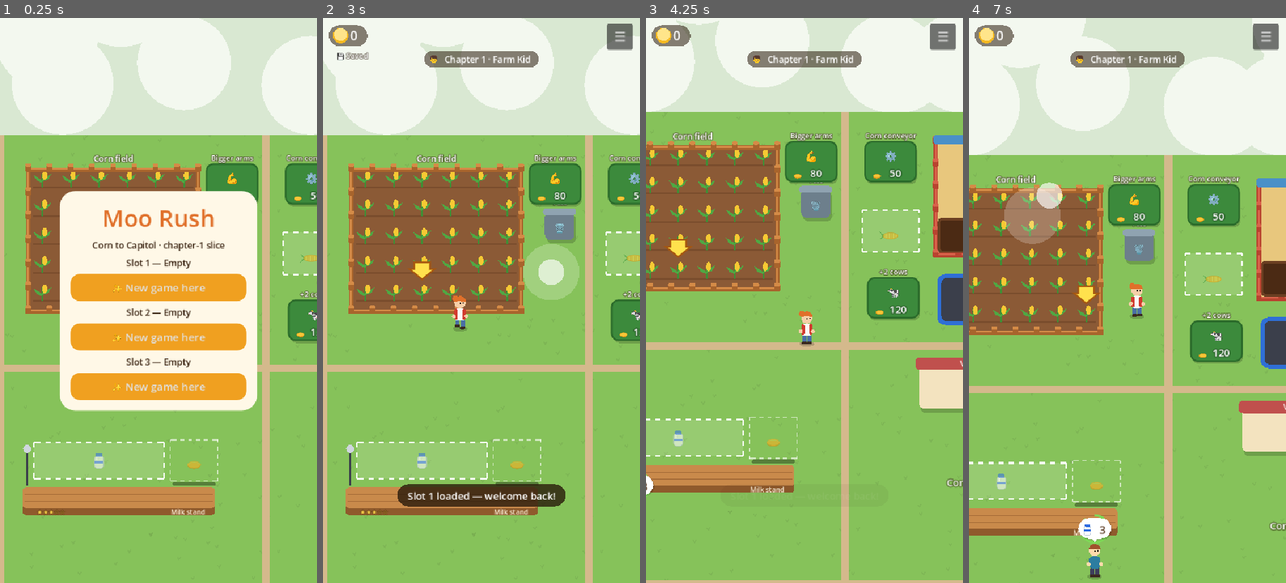
Above: before the commit, frames 1-4 (left to right).
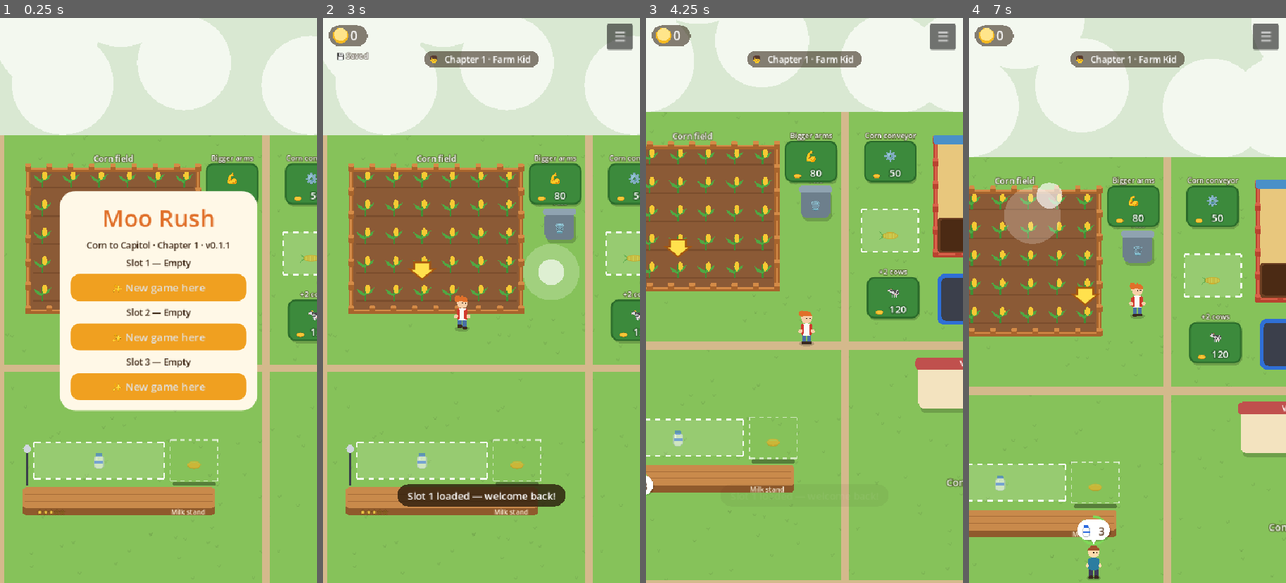
Above: after the commit, the same moments.

Repository: omerMost/moorush
Game: Godot game, scene res://scenes/main.tscn
Two runs of this game, one before a commit and one after it. Both use one fixed random seed, a clock stepped at 60 frames per second and the inputs below.
Inputs (mouse positions are in pixels of both pictures, inside the frame that each line leads up to):
- Up to frame 1 (0.25 s): no input
- Up to frame 2 (3 s): click "✨ New game here" at 0.5 s; click "☰" at 1.25 s; click "▶ Play" at 2 s; move the mouse to (551, 272) at 2.77 s; hold D from 2.78 s (still down); click (551, 272) at 2.92 s
- Up to frame 3 (4.25 s): release D at 3.5 s; drag from (741, 328) to (788, 413) at 3.52 s
- Up to frame 4 (7 s): move the mouse to (1159, 176) at 4.27 s; hold D 4.28-5 s; drag from (1111, 413) to (1032, 215) at 5.02 s; move the mouse to (1222, 385) at 5.77 s; hold A 5.78-6.5 s; drag from (1032, 215) to (1079, 159) at 6.52 s

The runs differ from the first frame. In frame 1, 0.4% of the frame differs, in the area x 27-96%, y 31-57%; in frame 2, 0.1%; in frame 3, 1.7%; in frame 4, 8.1%, in the area x 0-100%, y 0-100%.

Commit message:
perf: cache procedural drawing and sample input before movement
- Bake opaque product sprites, reuse curve/text data and batch grass
- Cut local draw CPU time by 61 percent and add Android debug frame timing
- Install 0.1.1 candidate and record pending phone smoothness validation

Co-Authored-By: Codex <noreply@openai.com>

Diff:
--- a/godot/scripts/hud.gd
+++ b/godot/scripts/hud.gd
@@ -9,6 +9,7 @@
 var del_arm := 0
 
 func _ready() -> void:
+	process_priority = -10  # Sample current input before World advances the simulation.
 	set_anchors_preset(Control.PRESET_FULL_RECT)
 	mouse_filter = Control.MOUSE_FILTER_PASS
 	menu_btn = Button.new()
@@ -157,7 +158,7 @@
 	for c in menu_box.get_children():
 		c.queue_free()
 	menu_box.add_child(lbl("Moo Rush", 40, "#e0702a"))
-	menu_box.add_child(lbl("Corn to Capitol · chapter-1 slice", 15))
+	menu_box.add_child(lbl("Corn to Capitol · Chapter 1 · v0.1.1", 15))
 	var s := Moo.sim
 	for i in range(1, MooSim.SLOTS + 1):
 		var d = s.read_slot(i)
--- a/godot/scripts/moo.gd
+++ b/godot/scripts/moo.gd
@@ -4,6 +4,10 @@
 ## Headless tests may also build their own MooSim directly (tests/).
 
 var sim: MooSim
+var perf_times: Array[float] = []
+var perf_elapsed := 0.0
+var perf_draw_us := 0.0
+
 var paused := true  # true while the slot menu is open
 
 signal slot_started(i: int)
@@ -14,6 +18,23 @@
 func _exit_tree() -> void:
 	if sim:
 		sim.dispose()
+
+# Debug Android measurements only; no HUD or save changes.
+func _process(delta: float) -> void:
+	if not OS.is_debug_build() or OS.get_name() != "Android":
+		return
+	if paused or delta > 0.5:
+		perf_times.clear(); perf_elapsed = 0.0; perf_draw_us = 0.0
+		return
+	perf_times.append(delta * 1000.0)
+	perf_elapsed += delta
+	var world = get_tree().root.find_child("World", true, false)
+	if world:
+		perf_draw_us += world.draw_cpu_us
+	if perf_elapsed >= 5.0:
+		perf_times.sort()
+		print("MOO_PERF fps=%.1f frame_p95_ms=%.2f draw_cpu_ms=%.2f" % [perf_times.size() / perf_elapsed, perf_times[int(perf_times.size() * 0.95)], perf_draw_us / perf_times.size() / 1000.0])
+		perf_times.clear(); perf_elapsed = 0.0; perf_draw_us = 0.0
 
 # ---- test API ----
 func state() -> Dictionary: return sim.state_summary()
@@ -57,10 +78,13 @@
 	for a in OS.get_cmdline_user_args():
 		var kv := a.trim_prefix("--").split("=", true, 1)
 		args[kv[0]] = kv[1] if kv.size() > 1 else ""
+	if args.has("profile"):
+		_run_profile.call_deferred(int(args.profile))
 	if args.has("demo"):
 		_run_demo.call_deferred(float(args.demo), args.get("shot", ""))
 
 func _run_demo(secs: float, shot: String) -> void:
+	sim.rng.seed = 1
 	sim.save_dir = "user://demo"
 	sim.delete_slot(1)
 	var hud = get_tree().root.find_child("HUD", true, false)
@@ -82,3 +106,18 @@
 		img.save_png(shot)
 		print("screenshot saved: ", shot, " at game time ", sim.T)
 		get_tree().quit()
+
+# Display-dependent deterministic draw benchmark; use --demo=240 --profile=300.
+func _run_profile(frames: int) -> void:
+	var samples: Array[float] = []
+	for i in 30:
+		await get_tree().process_frame
+	var world = get_tree().root.find_child("World", true, false)
+	for i in frames:
+		await RenderingServer.frame_post_draw
+		samples.append(world.draw_cpu_us / 1000.0)
+	var total := 0.0
+	for v in samples: total += v
+	samples.sort()
+	print("MOO_PROFILE frames=%d draw_mean_ms=%.3f draw_p95_ms=%.3f" % [frames, total / frames, samples[int(frames * 0.95)]])
+	get_tree().quit()
--- a/godot/scripts/paint.gd
+++ b/godot/scripts/paint.gd
@@ -5,6 +5,47 @@
 
 static var font: SystemFont
 static var emoji: SystemFont
+static var item_textures := {}
+static var item_baking := false
+static var round_points := {}
+static var ellipse_points := {}
+static var color_cache := {}
+static var text_sizes := {}
+
+# Bake the existing procedural item drawings once, at 4x logical resolution.
+# No external artwork; translucent flyers keep their original drawing path.
+class ItemStamp extends Node2D:
+	var kind := ""
+	func _draw() -> void:
+		draw_set_transform(Vector2(96, 128), 0.0, Vector2(4, 4))
+		match kind:
+			"corn": Paint.sh_corn(self, 1.0)
+			"milk": Paint.sh_milk(self, 1.0)
+			"egg": Paint.sh_egg(self, 1.0)
+			"coin": Paint.sh_coin(self, 1.0)
+
+static func prime_items(parent: Node) -> void:
+	if item_baking or not item_textures.is_empty() or DisplayServer.get_name() == "headless":
+		return
+	item_baking = true
+	var views := {}
+	for kind in ["corn", "milk", "egg", "coin"]:
+		var view := SubViewport.new()
+		view.size = Vector2i(192, 192)
+		view.transparent_bg = true
+		view.disable_3d = true
+		view.render_target_update_mode = SubViewport.UPDATE_ONCE
+		var stamp := ItemStamp.new()
+		stamp.kind = kind
+		view.add_child(stamp)
+		parent.add_child(view)
+		views[kind] = view
+	await RenderingServer.frame_post_draw
+	for kind in views:
+		var view: SubViewport = views[kind]
+		item_textures[kind] = ImageTexture.create_from_image(view.get_texture().get_image())
+		view.queue_free()
+	item_baking = false
 
 static func fonts() -> void:
 	if font == null:
@@ -15,19 +56,28 @@
 		emoji.font_names = PackedStringArray(["Apple Color Emoji", "Noto Color Emoji", "Segoe UI Emoji"])
 
 static func C(hex: String, a: float = 1.0) -> Color:
-	var c := Color(hex)
+	if not color_cache.has(hex):
+		color_cache[hex] = Color(hex)
+	var c: Color = color_cache[hex]
 	c.a = a
 	return c
 
 static func rr_pts(x: float, y: float, w: float, h: float, r: float) -> PackedVector2Array:
 	r = minf(r, minf(w, h) / 2.0)
+	var key := Vector3(w, h, r)
+	if round_points.has(key):
+		return Transform2D(0.0, Vector2(x, y)) * round_points[key]
+	var px := x; var py := y
+	x = 0.0; y = 0.0
 	var pts := PackedVector2Array()
 	var corners := [[x + w - r, y + r, -PI / 2], [x + w - r, y + h - r, 0.0], [x + r, y + h - r, PI / 2], [x + r, y + r, PI]]
 	for c in corners:
 		for i in 6:
 			var a: float = c[2] + (PI / 2) * i / 5.0
 			pts.append(Vector2(c[0] + cos(a) * r, c[1] + sin(a) * r))
-	return pts
+	if round_points.size() >= 512: round_points.clear()
+	round_points[key] = pts
+	return Transform2D(0.0, Vector2(px, py)) * pts
 
 static func fill_rr(ci: CanvasItem, x: float, y: float, w: float, h: float, r: float, col: Color) -> void:
 	if w <= 0.5 or h <= 0.5:
@@ -46,11 +96,16 @@
 	ci.draw_dashed_line(Vector2(x, y + h), Vector2(x, y), col, width, dash)
 
 static func ell_pts(x: float, y: float, rx: float, ry: float, seg: int = 22) -> PackedVector2Array:
+	var key := Vector3(rx, ry, seg)
+	if ellipse_points.has(key):
+		return Transform2D(0.0, Vector2(x, y)) * ellipse_points[key]
 	var pts := PackedVector2Array()
 	for i in seg:
 		var a := TAU * i / seg
-		pts.append(Vector2(x + cos(a) * rx, y + sin(a) * ry))
-	return pts
+		pts.append(Vector2(cos(a) * rx, sin(a) * ry))
+	if ellipse_points.size() >= 256: ellipse_points.clear()
+	ellipse_points[key] = pts
+	return Transform2D(0.0, Vector2(x, y)) * pts
 
 static func ell(ci: CanvasItem, x: float, y: float, rx: float, ry: float, col: Color) -> void:
 	if rx <= 0 or ry <= 0:
@@ -72,7 +127,7 @@
 static func text(ci: CanvasItem, t: String, x: float, y: float, size: float, fill: Color, stroke = null) -> void:
 	fonts()
 	var fs := int(round(size))
-	var sz := font.get_string_size(t, HORIZONTAL_ALIGNMENT_LEFT, -1, fs)
+	var sz := measured(t, fs)
 	var pos := Vector2(x - sz.x / 2.0, y + (font.get_ascent(fs) - font.get_descent(fs)) / 2.0)
 	if stroke != null:
 		ci.draw_string_outline(font, pos, t, HORIZONTAL_ALIGNMENT_LEFT, -1, fs, maxi(2, int(size / 4.0) * 2), stroke)
@@ -80,7 +135,14 @@
 
 static func text_width(t: String, size: float) -> float:
 	fonts()
-	return font.get_string_size(t, HORIZONTAL_ALIGNMENT_LEFT, -1, int(round(size))).x
+	return measured(t, int(round(size))).x
+
+static func measured(t: String, fs: int) -> Vector2:
+	var key := str(fs) + ":" + t
+	if not text_sizes.has(key):
+		if text_sizes.size() >= 1024: text_sizes.clear()
+		text_sizes[key] = font.get_string_size(t, HORIZONTAL_ALIGNMENT_LEFT, -1, fs)
+	return text_sizes[key]
 
 static func emoji_at(ci: CanvasItem, e: String, x: float, y: float, size: float, alpha: float = 1.0) -> void:
 	fonts()
@@ -92,6 +154,9 @@
 # ===== items & sprites (prototype L395-404) =====
 ## drawItem(t, x, y, s): code-drawn corn/milk/egg/coin, emoji for the rest.
 static func item(ci: CanvasItem, t: String, x: float, y: float, s: float = 1.0, alpha: float = 1.0) -> void:
+	if alpha == 1.0 and item_textures.has(t):
+		ci.draw_texture_rect(item_textures[t], Rect2(x - 24 * s, y - 32 * s, 48 * s, 48 * s), false)
+		return
 	match t:
 		"corn", "milk", "egg", "coin":
 			ci.draw_set_transform(Vector2(x, y), 0.0, Vector2(s, s))
--- a/godot/scripts/world_view.gd
+++ b/godot/scripts/world_view.gd
@@ -8,7 +8,9 @@
 var zoom := 1.0
 var vis_rect := Rect2()
 var tufts: Array = []
+var grass_lines := PackedVector2Array()
 var cam_snapped := false
+var draw_cpu_us := 0
 
 func _ready() -> void:
 	sim = Moo.sim
@@ -18,6 +20,9 @@
 		var a := s / 2147483647.0
 		s = (s * 16807) % 2147483647
 		tufts.append(Vector2(a * 600, s / 2147483647.0 * 600))
+	for t in tufts:
+		grass_lines.append_array(PackedVector2Array([Vector2(t.x - 3, t.y - 4), t, t, Vector2(t.x + 3, t.y - 5)]))
+	Paint.prime_items(self)
 	Moo.slot_started.connect(func(_i): cam_snapped = false)
 
 func view_size() -> Vector2:
@@ -343,6 +348,7 @@
 func _draw() -> void:
 	if sim == null:
 		return
+	var draw_start := Time.get_ticks_usec()
 	var V := vis_rect
 	draw_rect(V, C(THEME0))
 	# grass tufts
@@ -352,8 +358,7 @@
 	while gx < V.end.x:
 		var gy := ty0
 		while gy < V.end.y:
-			for t in tufts:
-				draw_polyline(PackedVector2Array([Vector2(gx + t.x - 3, gy + t.y - 4), Vector2(gx + t.x, gy + t.y), Vector2(gx + t.x + 3, gy + t.y - 5)]), Color(0, 0, 0, 0.06), 2)
+			draw_multiline(Transform2D(0.0, Vector2(gx, gy)) * grass_lines, Color(0, 0, 0, 0.06), 2)
 			gy += 600
 		gx += 600
 	# paths along cell borders
@@ -475,6 +480,7 @@
 	draw_rect(Rect2(V.position.x, V.position.y, V.size.x, B.y0 - V.position.y), fogc)
 	draw_rect(Rect2(V.position.x, B.y1, V.size.x, V.end.y - B.y1), fogc)
 	draw_guide()
+	draw_cpu_us = Time.get_ticks_usec() - draw_start
 
 func draw_pocket_meter(m) -> void:
 	var r = m.cash.rect
--- a/godot/tests/test_touch_hud.gd
+++ b/godot/tests/test_touch_hud.gd
@@ -11,7 +11,8 @@
 	moo.sim.save_dir = "user://test_touch_hud"
 	moo.sim.delete_slot(1)
 	var hud = root.find_child("HUD", true, false)
-	var ok := true
+	var ok: bool = hud.process_priority < main.get_node("World").process_priority
+	print("  fresh HUD input precedes simulation: %s" % ok)
 	for pixels in [Vector2i(1080, 1920), Vector2i(1440, 2560)]:
 		root.size = pixels
 		await process_frame
Not shown, changed: godot/export_presets.cfg
Not shown, changed: context/STATE.md
Not shown, changed: context/architecture/data-flow.md
Not shown, changed: context/architecture/system-design.md
Not shown, changed: context/architecture/tech-stack.md
Not shown, added: context/decisions/0006-cache-procedural-drawing.md
Not shown, added: context/playtest-2026-10-07.md
Not shown, added: context/sessions/2026-10-07-01-12-android-smoothness-candidate.md
Not shown, changed: context/tasks/backlog.md
